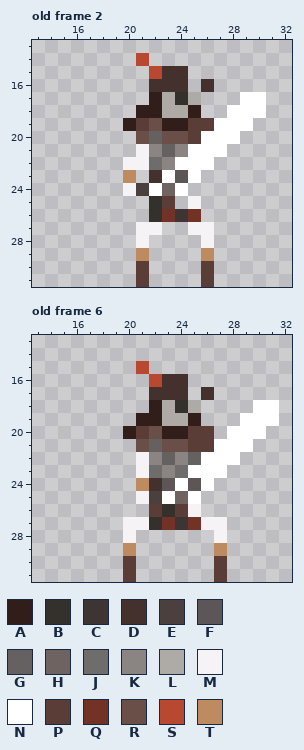
Pixel-art file: assets/hero_M.ase. The picture above is the old version.
32x32 pixels, 6 frames. Colours within 5 levels of each other are drawn and written as one. Shown: old frame 2: x 13..32, y 13..31; old frame 6: x 13..32, y 13..31. The old version is drawn lined up with the new one, on the new canvas. The commit also changed other frames, which this record leaves out.
Palette (. is transparent): A #311e1a  B #34312d  C #3c3533  D #44312d  E #4c403e  F #5c5756  G #646160  H #6f6361  J #6f6d6c  K #8a8482  L #aeaba6  M #f5f3f5  N #ffffff  P #5a3d36  Q #723326  R #6a4e48  S #b84830  T #be8a60
Pixels before, old frame 2, first column x 20:
14 .S.........
15 ..SDD......
16 ..DDD.D....
17 ..ALBL...NN
18 .AALLA..NNN
19 APRAAPPNNN.
20 .RGRRPNNN..
21 .MKGKNNN...
22 MMJKNNN....
23 T.DNFN.....
24 MENHN......
25 ..BP.M.....
26 ..BQCQ.....
27 .MM..MM....
28 .M....M....
29 .T....T....
30 .P....P....
31 .P....P....
Pixels before, old frame 6, first column x 20:
15 .S..........
16 ..SDD.......
17 ..DDD.D.....
18 ..ALBL....NN
19 .AALLA...NNN
20 APRAAPP.NNN.
21 .RGRRPPNNN..
22 .MKGKGNNN...
23 .MJKJNNN....
24 .TDFNFN.....
25 .MENHN......
26 ..PBPM......
27 MMBQCQMM....
28 M......M....
29 T......T....
30 P......P....
31 P......P....
Now the later version:
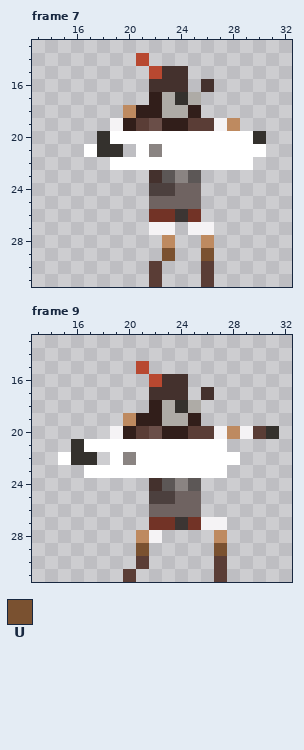
Colours new in this view: U #7a5130
A new or re-ordered frame is compared with the old frame closest to it.
The exact change:
canvas 32x32 -> 48x32, the old top-left corner now at 8,0
frames 6 -> 11
Changed rows in their new state; - is an unchanged pixel.
Frame 7 is new; against old frame 2:
first column x 17:
17 ------------..
18 ---T-------...
19 --M-------MT.-
20 -BNNNNNNN---NB
21 NBB-N-NN---NNN
22 --NNNNN---NNN-
23 ---.--FKF-----
24 ---..EEHH-----
25 -----HHHH-----
26 -----Q--------
27 ----.-M-------
28 ----.-T--T----
29 ----.-U--U----
30 ----.P--------
31 ----.P--------
Frame 9 is new; against old frame 6:
first column x 15:
18 ---------------..
19 -----T--------...
20 ----M-------MTMPB
21 -BNNNNNNNNNN-..--
22 NBB-NKNNNNN------
23 --NNNNNNNN-------
24 ------.--K-.-----
25 ------.-E-H------
26 -------HHHH------
27 -----..Q---------
28 -----.TM----T----
29 -----.U-----U----
30 -----.P----------
Boxes around the changes in both pictures, in picture pixels (x1, y1, x2, y2):
changed: (84, 92, 266, 287)
changed: (58, 400, 279, 569)
